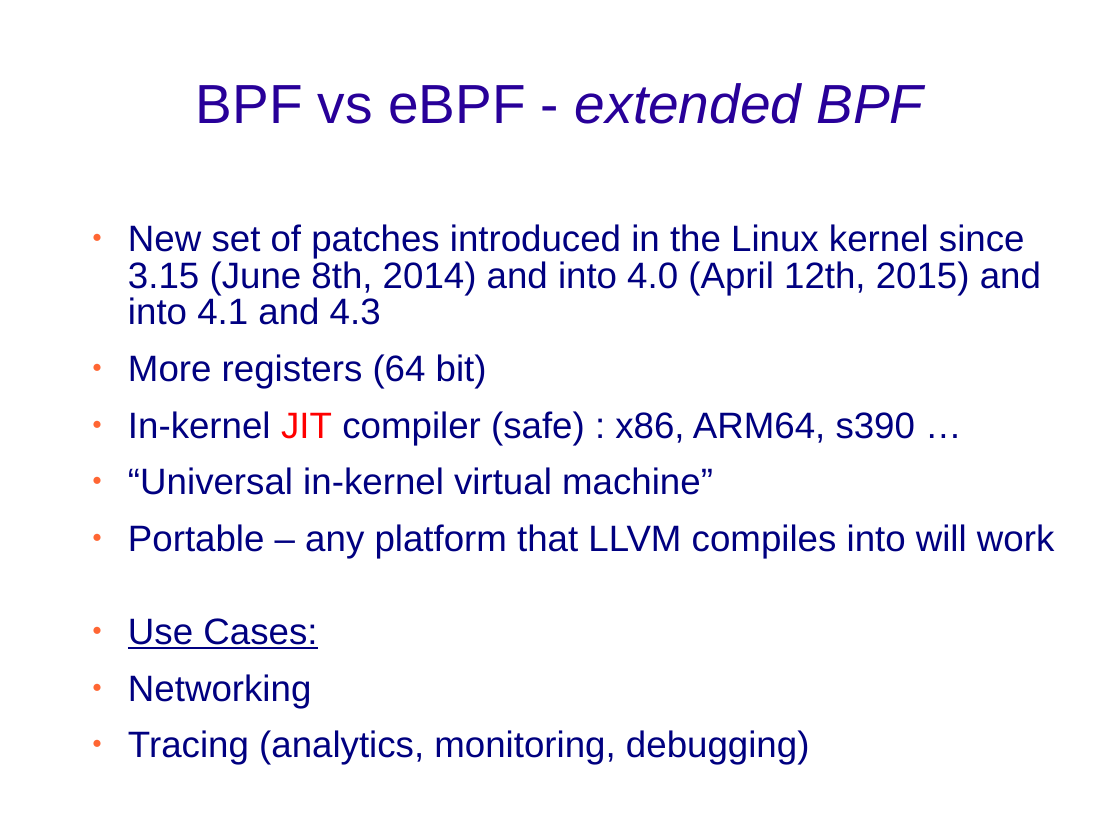
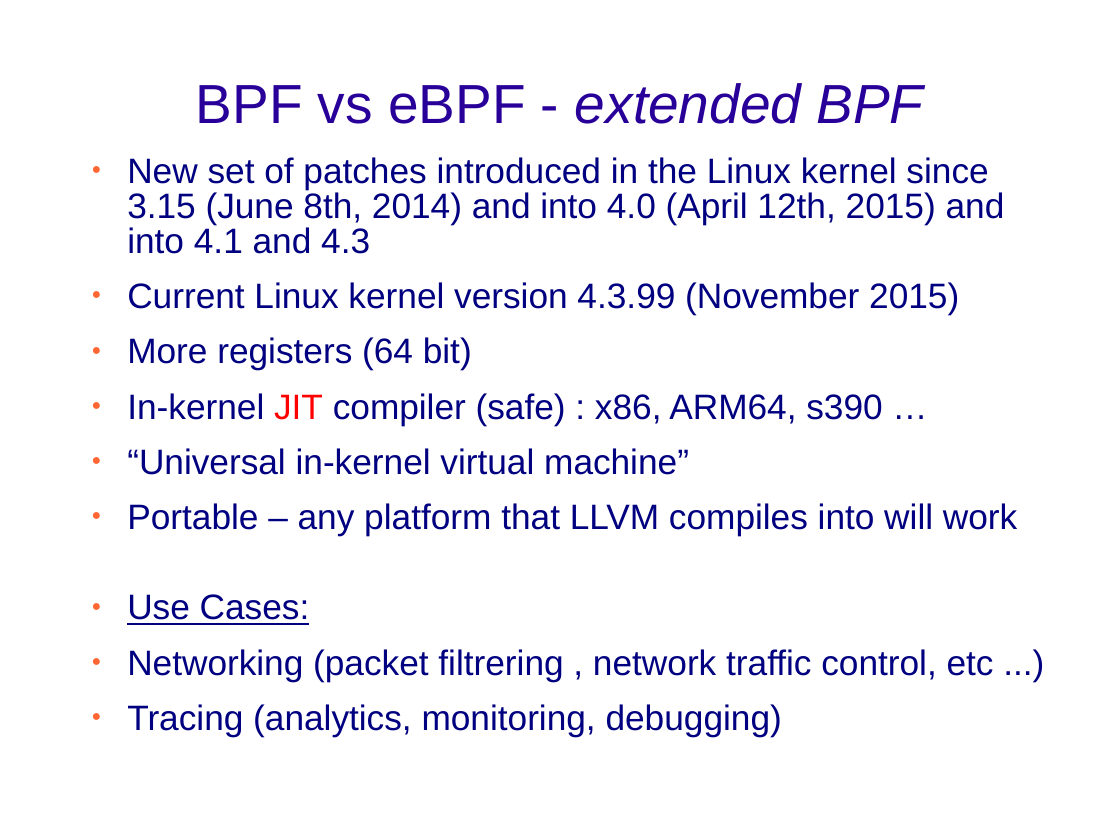
Before and after one commit to netgroup-polito/ebpf-test, a slide deck: slide 3 of eBPF - Short Presentation.ppt. Drawn at 1120x840 pixels with LibreOffice and Linux fonts; fonts in the diff are those of the drawing; background and template pictures are left out. Boxes give left, top, right and bottom in pixels: in the first picture for what was removed or moved away, otherwise in the second. Text is boxed around its words. In the diff, an @@ line names an element or a change of style, - is before the commit and + after.

```diff
--- a/eBPF - Short Presentation.ppt
+++ b/eBPF - Short Presentation.ppt
@@ text "New set of patches introduced ...": place and size @@
-text "New set of patches introduced ..." at bbox=[128, 224, 1054, 765]
+text "New set of patches introduced ..." at bbox=[127, 157, 1017, 736]
@@ text at bbox=[127, 157, 1017, 736]: size 26 to 25 pt in "New set of patches introduced in the ...", "More registers (64 bit)", "In-kernel JIT compiler (safe) : x86, ARM64, ...", "“Universal in-kernel virtual machine”" and 3 more places @@
@@ text at bbox=[127, 282, 959, 315]: paragraph added @@
+● Current Linux kernel version 4.3.99 (November 2015)
@@ text at bbox=[127, 649, 994, 681]: text changed; size 26 to 25 pt @@
-● Networking
+● Networking (packet filtrering , network traffic control, etc ...)
```
Also in this commit, not shown: 8 other slides changed, 1 slide added, 5 other files.
